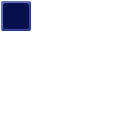
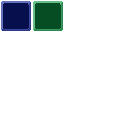
Layers edited between the first and the second 128 x 128 image:
added layer "Copy of Paint Layer 2" above "Paint Layer 2" over bbox(33, 1, 63, 31)
painted on "Paint Layer 2" over bbox(33, 1, 63, 31)
